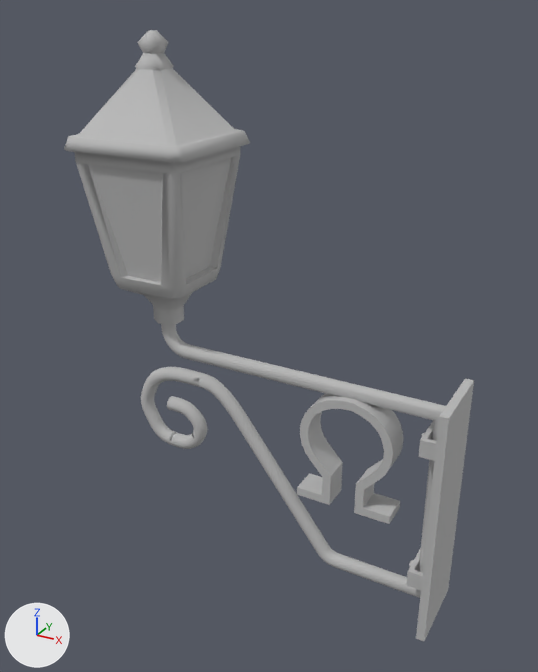
The FBX model Assets/Models/WallLantern002.fbx: old version first, new version second.
Before and after are seen from a camera (50 mm lens) standing at (-1.61, -2.02, 2.93) and looking at (-2.73, 0.02, 1.91). The lights are fixed; the arrows at lower left show +X, +Y and +Z. Where no turn or scale is listed for an object, it has been applied to the vertices. Vertices at the same position are counted once.

In view in the first picture: 'Line009'.
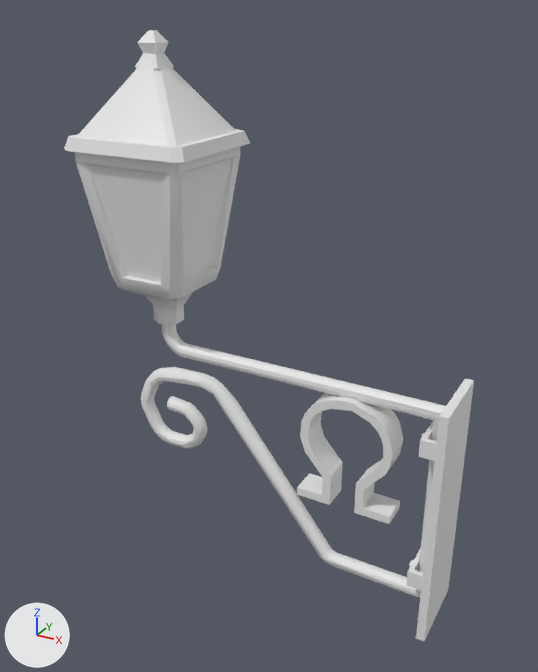
The newer file is also turned or shifted as a whole; pictures and numbers use the older file's frame.

Location of each change, (x1, y1, x2, y2) in pixels of the pictures (538 x 672 px):
part 1 of me_mesh, cut back: before (64, 30, 446, 598); after (141, 373, 194, 440)
part 2 of me_mesh, recoloured: (67, 31, 422, 590) in both

The change, as a list of edits to the scene's bpy script:
```text
Change me_mesh:
    used by ob_line009; location = (-2.905, 0.026, 1.525)
    remove me_mesh.from_pydata(...)  # 2077 vertices, 4122 faces; spans x -0.49..0.85, y -0.21..0.23, z -0.54..1.35
    add me_mesh.from_pydata(...)  # 991 vertices, 1947 faces; spans x -0.49..0.85, y -0.21..0.23, z -0.54..1.35
    me_mesh part 1: 9 vertices moved within x -0.35..0.75, y -0.02..0.02, z -0.35..0.14; 1086 vertices removed from x -0.47..0.75, y -0.2..0.2, z -0.49..1.35
    me_mesh part 2: 391 faces spanning x -0.49..0.84, y -0.21..0.23, z -0.46..1.35 switch from mat_material__2 (grey #b9b9b9) to no material
```
